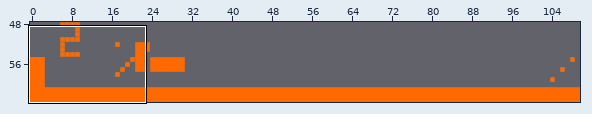
Level history. Tiled map: src/main/resources/levels/test2/test2.tmx. The picture above shows the old version from afar; the outline marks the close-up.
Close-up. First the earlier version:
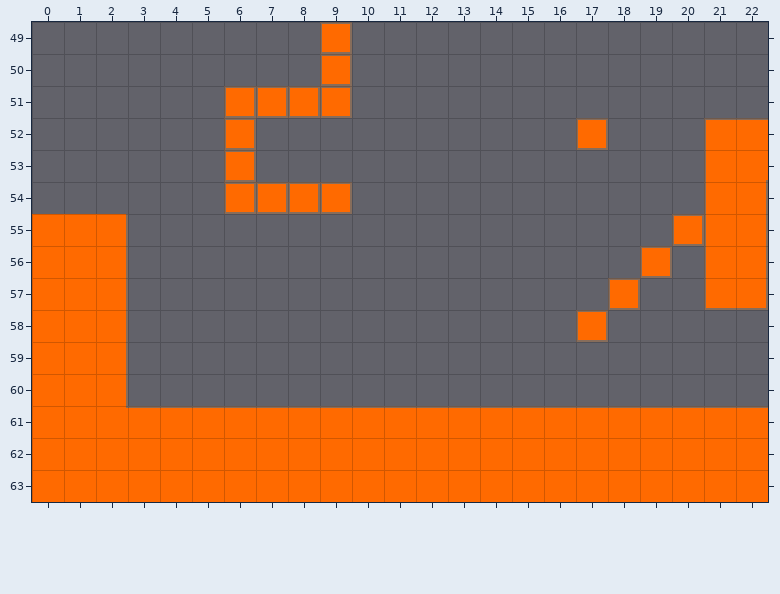
Cells are 32x32 px. Shown: x 0..22, y 49..63.
The same view after the edit:
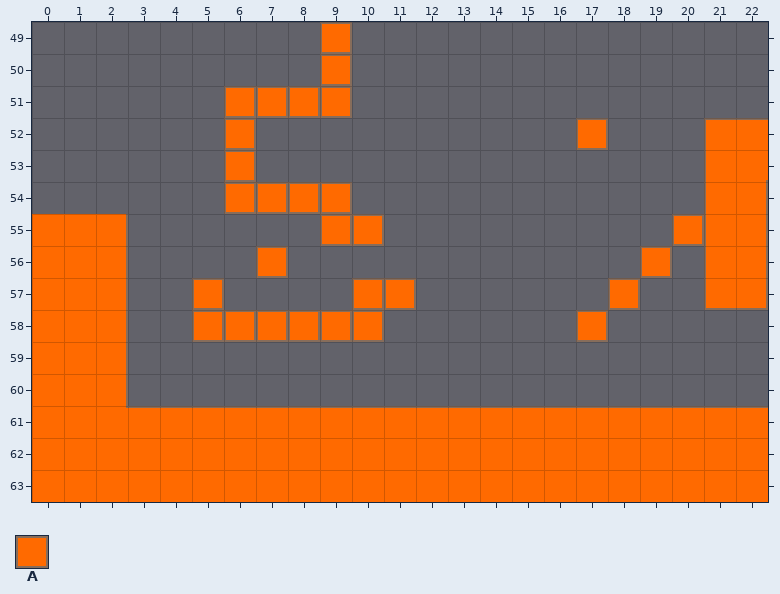
Key: from "test_tileset": A 0.
_ is an empty cell, . an unchanged one.
Diff:
--- layer "tiles"
@@ x 5..11 @@
-55 ....__.
-56 .._....
-57 _....__
-58 ______.
+55 ....AA.
+56 ..A....
+57 A....AA
+58 AAAAAA.
Boxes around the changes in both close-ups, in picture pixels (x1, y1, x2, y2):
added: (320, 214, 384, 246)
added: (256, 246, 288, 278)
added: (192, 278, 416, 342)
